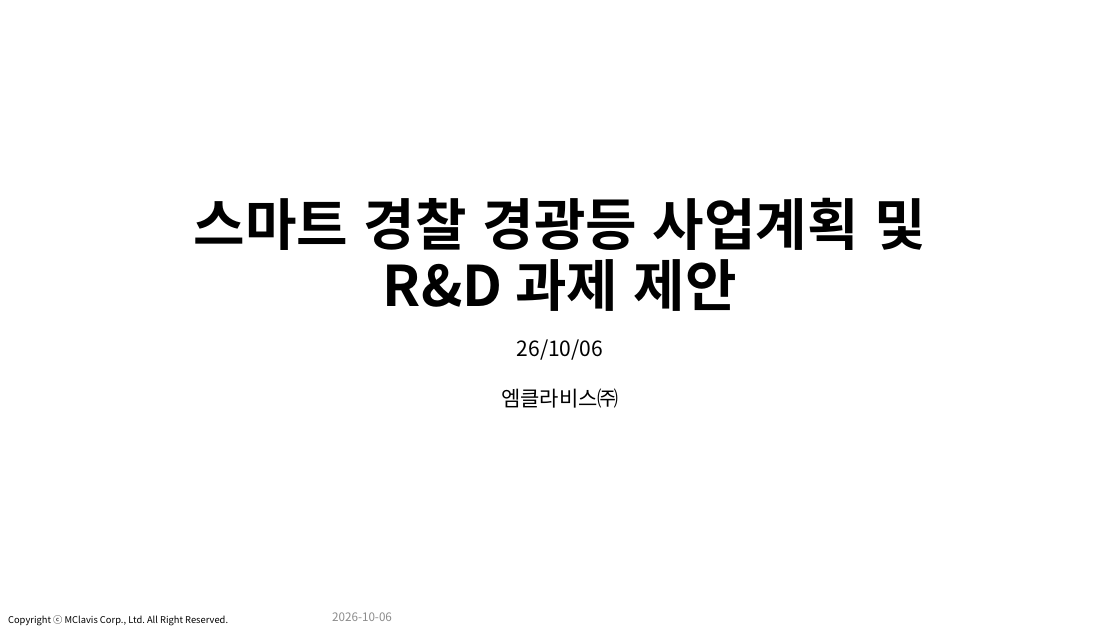
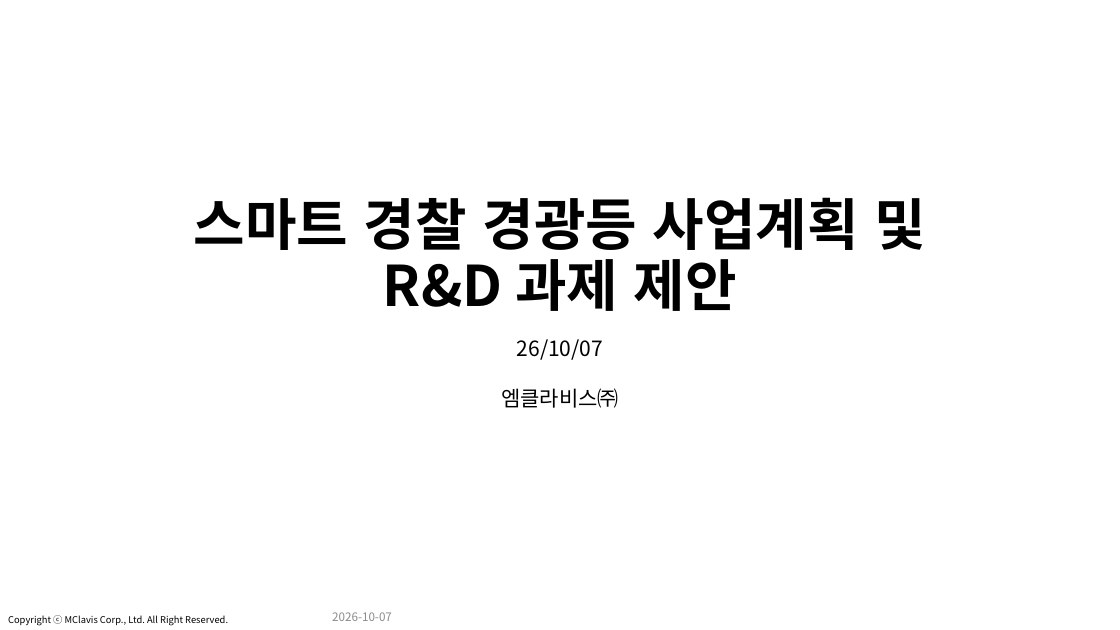
Before and after one commit to jangha-collab/jangha-kim, a slide deck: slide 1 of docs/사업계획서/2026-10_스마트경찰경광등_사업계획_과제제안.pptx. Drawn at 1120x630 pixels with LibreOffice and Linux fonts; fonts in the diff are those of the drawing; background and template pictures are left out. Boxes give left, top, right and bottom in pixels: in the first picture for what was removed or moved away, otherwise in the second. Text is boxed around its words. In the diff, an @@ line names an element or a change of style, - is before the commit and + after.

```diff
--- a/docs/사업계획서/2026-10_스마트경찰경광등_사업계획_과제제안.pptx
+++ b/docs/사업계획서/2026-10_스마트경찰경광등_사업계획_과제제안.pptx
@@ subtitle at [517,339,603,360]: text changed @@
-26/10/06
+26/10/07
@@ text at [332,612,392,621]: text changed @@
-2026-10-06
+2026-10-07
```
Also in this commit, not shown: 1 other slide changed, 1 slide added, 6 other files.
